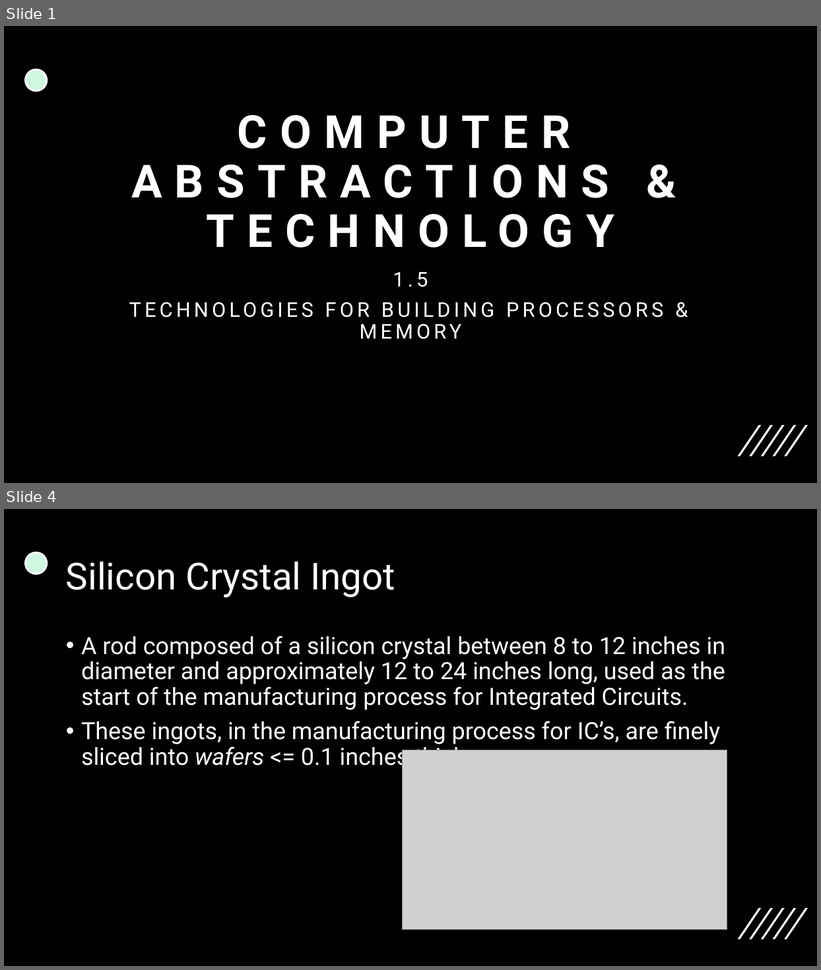
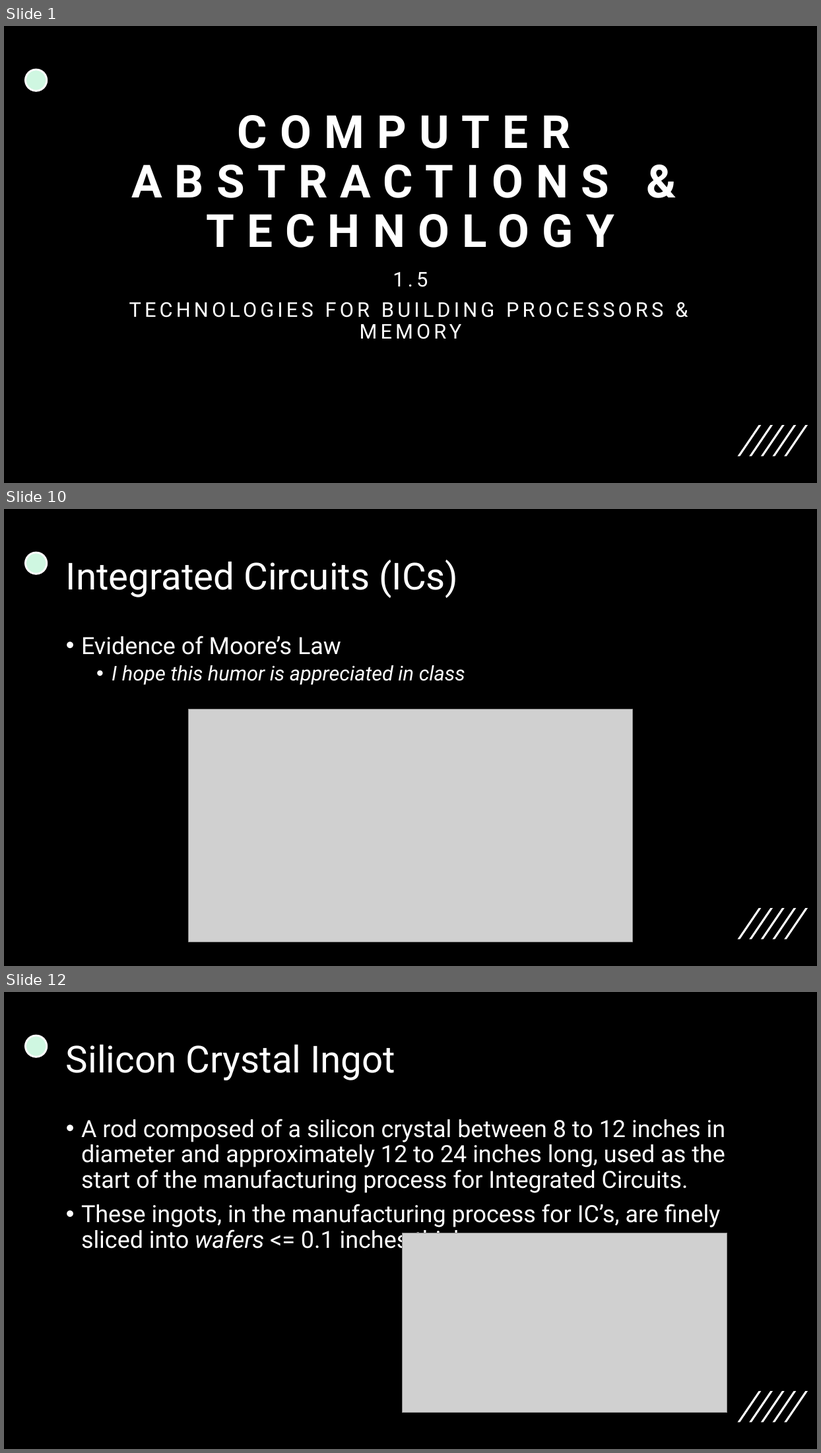
Before and after one commit to 00bayz/csci370_presentations, a slide deck: csci370_ch1_presentation.pptx. Shown one above the other, each under a label of ours: slides 1 and 4 before the commit, slides 1, 10 and 12 after it; the slides between them are not shown. The pictures are 821x970 and 821x1453 pixels, drawn with LibreOffice and Linux fonts; fonts in the diff are those of the drawing; grey boxes stand for pictures. Boxes give left, top, right and bottom in pixels: in the first picture for what was removed or moved away, otherwise in the second. Text is boxed around its words. In the diff, an @@ line names an element or a change of style, - is before the commit and + after.

```diff
--- a/csci370_ch1_presentation.pptx
+++ b/csci370_ch1_presentation.pptx
@@ slide 10 added at <box>4,509,817,966</box>, background #000000; not listed: 6 template elements that a slide beside it also shows @@
@@ title added at <box>66,560,458,598</box>, 44 pt, text #FFFFFF @@
+Integrated Circuits (ICs)
@@ text added at <box>81,636,465,685</box>, 24 pt, text #FFFFFF, italic @@
+• Evidence of Moore’s Law
+  • I hope this humor is appreciated in class
@@ picture added at <box>188,710,633,942</box> @@
@@ what was slide 4 is now slide 12 @@
```
Also in this commit, not shown: 9 other slides added, 2 slides removed.
